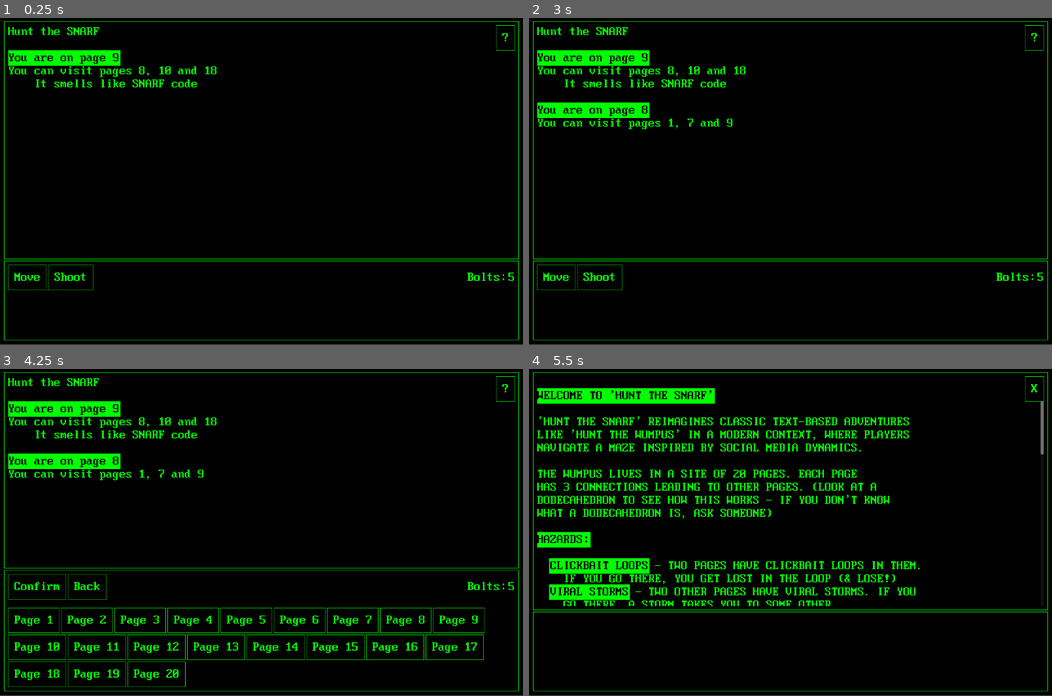
Above: before the commit, frames 1-4 (two rows, left to right).
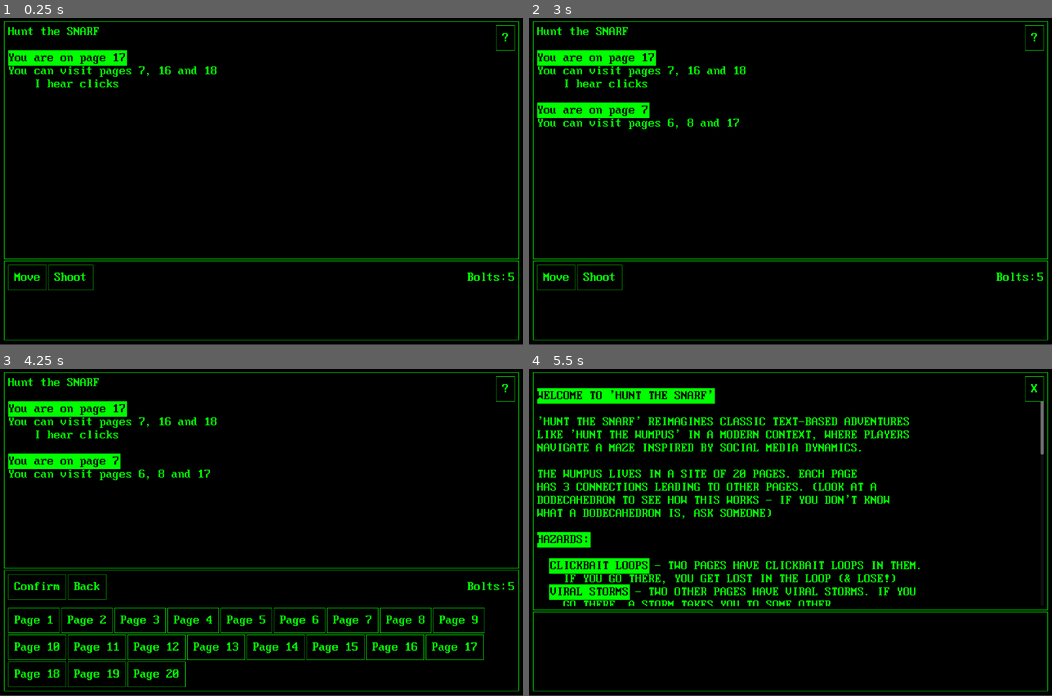
Above: after the commit, the same moments.

Repository: naviltsev/godot-wumpus
Game: Godot game, scene res://game.tscn
The game is run twice, just before and just after one commit, with the same random seed, the same clock (stepped at 60 frames per second) and the same inputs.
Inputs (mouse positions are in pixels of both pictures, inside the frame that each line leads up to):
- Up to frame 1 (0.25 s): no input
- Up to frame 2 (3 s): click "?" at 0.5 s; click "X" at 1.25 s; click "Move" at 2 s; click (560, 312) at 2.75 s, where only the run before the commit has a clickable "Page 8"
- Up to frame 3 (4.25 s): click "Shoot" at 3.5 s
- Up to frame 4 (5.5 s): click "Confirm" at 4.25 s; click "?" at 5 s

The runs differ from the first frame. In frame 1, 0.4% of the frame differs, in the area x 7-38%, y 9-22%; in frame 2, 0.5%, in the area x 7-41%, y 9-34%; in frame 3, 0.5%; in frame 4, nothing differs.

Commit message:
overall refactoring / clean up

Diff:
--- a/game.gd
+++ b/game.gd
@@ -29,7 +29,7 @@
 signal shoot_at(vertice_id: int)
 
 # Maze
-var maze = Maze.new()
+var maze: Maze
 
 func _ready():
 	start_game(true, false)
@@ -37,6 +37,28 @@
 	tell_room_name()
 	tell_connected_room_names()
 	tell_status_update()
+
+func start_game(reshuffle_rooms: bool, clear_text_window: bool = false):
+	rtl.visible = true
+	instructions_rtl.visible = false
+
+	hide_restart_button()
+
+	Global.arrows_count = 5
+	update_arrows_count()
+
+	maze = Maze.new()
+
+	# (re)build maze with hazards, wumpus and player
+	# wumpus is available at maze.wumpus
+	# player is available at maze.player
+	maze.initialize()
+
+	#Global.wumpus_asleep = true
+	Global.shoot_room_vertices = []
+
+	if clear_text_window:
+		rtl.text = ""
 
 func hide_restart_button():
 	action_buttons_container.visible = true
@@ -58,42 +80,11 @@
 	shoot_buttons_container.visible = false
 	post_game_buttons_container.visible = false
 
-func start_game(reshuffle_rooms: bool, clear_text_window: bool = false):
-	rtl.visible = true
-	instructions_rtl.visible = false
-
-	hide_restart_button()
-
-	Global.arrows_count = 5
-	update_arrows_count()
-
-	Global.wumpus_asleep = true
-	Global.shoot_room_vertices = []
-
-	if clear_text_window:
-		rtl.text = ""
-
-	# reshuffle maze
-	if reshuffle_rooms:
-		maze.shuffle_rooms()
-
-	# setup hazards first
-	setup_hazards()
-
-	# then randomly chose start room
-	setup_start_room()
-
-func update_room_connections():
-	Global.connected_rooms = []
-	Global.connected_vertices = maze.vertice_connections[Global.current_room_vertice]
-	for v in Global.connected_vertices:
-		Global.connected_rooms.append(maze.vertice_to_room[v])
-
 func update_arrows_count():
 	arrows_count_label.text = str(Global.arrows_count)
 
 func tell_room_name():
-	append_new_line("\n[b][color=black][bgcolor=green]You are on page %d[/bgcolor][/color][/b]" % Global.current_room_name)
+	append_new_line("\n[b][color=black][bgcolor=green]You are on page %d[/bgcolor][/color][/b]" % maze.player.current_room_name)
 
 func tell_connected_room_names():
 	append_new_line("You can visit pages %d, %d and %d" % Global.connected_rooms)
@@ -109,11 +100,11 @@
 		"wumpus": false,
 	}
 	for v in Global.connected_vertices:
-		if Global.bat_vertices.has(v):
+		if maze.bat_vertices.has(v):
 			ret["bat"] = true
-		if Global.pit_vertices.has(v):
+		if maze.pit_vertices.has(v):
 			ret["pit"] = true
-		if v == Global.wumpus_vertice:
+		if v == maze.wumpus.current_room_vertice:
 			ret["wumpus"] = true
 
 	if ret["bat"]: # viral storm
@@ -123,58 +114,6 @@
 	if ret["wumpus"]: # SNARF
 		append_new_line("\tIt smells like SNARF code")
 
-func setup_hazards():
-	Global.bat_vertices = []
-	Global.pit_vertices = []
-
-	var vertices = range(1, 21)
-	for i in range(0, 2):
-		vertices.shuffle()
-		var bat = vertices[randi_range(0, vertices.size()-1)]
-		vertices.erase(bat)
-		Global.bat_vertices.append(bat)
-		print("viral storm room ", maze.vertice_to_room[bat])
-
-	for i in range(0, 2):
-		vertices.shuffle()
-		var pit = vertices[randi_range(0, vertices.size()-1)]
-		vertices.erase(pit)
-		Global.pit_vertices.append(pit)
-		print("clickbait loop room ", maze.vertice_to_room[pit])
-
-	vertices.shuffle()
-	var wumpus = vertices[randi_range(0, vertices.size()-1)]
-	vertices.erase(wumpus)
-	Global.wumpus_vertice = wumpus
-	print("SNARF room ", maze.vertice_to_room[wumpus])
-
-# picks random room based
-# takes hazards into account and doesn't pick the room occupied by a hazard
-func pick_random_room() -> int:
-	var all_vertices = range(1, 21)
-	for v in Global.bat_vertices:
-		all_vertices.erase(v)
-	for v in Global.pit_vertices:
-		all_vertices.erase(v)
-	all_vertices.erase(Global.wumpus_vertice)
-
-	return all_vertices[randi_range(0, all_vertices.size()-1)]
-
-func setup_start_room():
-	Global.current_room_vertice = pick_random_room()
-	Global.current_room_name = maze.vertice_to_room[Global.current_room_vertice]
-	update_room_connections()
-
-func move_wumpus():
-	if Global.wumpus_asleep:
-		return
-
-	var connections = maze.vertice_connections[Global.wumpus_vertice]
-	if randi_range(0, 100) > 25: # move
-		Global.wumpus_vertice = connections.pick_random()
-		print("SNARF moved to %d" % Global.wumpus_vertice)
-	else:
-		print("SNARF stays")
 
 func append_new_line(text: String = ""):
 	rtl.text += text + "\n"
@@ -234,31 +173,31 @@
 func on_move_context_button_pressed(vertice_id: int):
 	clear_context_buttons()
 
-	Global.current_room_vertice = vertice_id
-	Global.current_room_name = maze.vertice_to_room[Global.current_room_vertice]
-	update_room_connections()
+	maze.player.move(vertice_id)
+	Global.update_room_connections.emit(maze)
 
 	tell_room_name()
 
 	var wumpus_moved_to_another_room = false
-	if Global.bat_vertices.has(Global.current_room_vertice):
+	if maze.bat_vertices.has(maze.player.current_room_vertice):
 		append_new_line("There's a Viral Storm! It took you to another page!")
-		setup_start_room()
+		maze.init_player() # instead of old setup_start_room()
 		tell_room_name()
-	elif Global.pit_vertices.has(Global.current_room_vertice):
+	elif maze.pit_vertices.has(maze.player.current_room_vertice):
 		append_new_line("You stuck in a Clickbait Loop... forever!")
 		show_restart_button()
 		return
-	elif Global.wumpus_vertice == Global.current_room_vertice:
+	elif maze.wumpus.current_room_vertice == maze.player.current_room_vertice:
 		var was_asleep = false
-		if Global.wumpus_asleep:
+		if maze.wumpus.is_asleep:
 			was_asleep = true
-			Global.wumpus_asleep = false
-
-		var original_wumpus_vertice = Global.wumpus_vertice
-		move_wumpus() # move_wumpus() will update wumpus_vertice with 75% chance
+			maze.wumpus.is_asleep = false
+
+		var original_wumpus_vertice = maze.wumpus.current_room_vertice
+		#move_wumpus() # move_wumpus() will update wumpus_vertice with 75% chance
+		maze.wumpus.move()
 		wumpus_moved_to_another_room = true
-		if original_wumpus_vertice == Global.wumpus_vertice:
+		if original_wumpus_vertice == maze.wumpus.current_room_vertice:
 			if was_asleep:
 				append_new_line("You entered a SNARF page, activated it, and it... absorbed you... forever!")
 			else:
@@ -271,7 +210,7 @@
 
 	tell_connected_room_names()
 	if not wumpus_moved_to_another_room:
-		move_wumpus()
+		maze.wumpus.move()
 	tell_status_update()
 
 func _on_move_button_pressed() -> void:
@@ -310,19 +249,17 @@
 	clear_context_buttons()
 	clear_selected_room_buttons()
 
-	var cur_vertice = Global.current_room_vertice
+	var cur_vertice = maze.player.current_room_vertice
 	var cur_connections = []
 
 	var arrow_flight_path = []
 
-	# TODO check that room where you are now can not be selected!
-	# TODO the arrow is too crooked - if current room is selected, any other should be chosen instead
 	for v in Global.shoot_room_vertices:
-		cur_connections = maze.vertice_connections[cur_vertice].duplicate()
+		cur_connections = MazeConfig.vertice_connections[cur_vertice].duplicate()
 
 		# ensure the room the hunter is in will never be used in arrow flight path
-		if cur_connections.has(Global.current_room_vertice):
-			cur_connections.erase(Global.current_room_vertice)
+		if cur_connections.has(maze.player.current_room_vertice):
+			cur_connections.erase(maze.player.current_room_vertice)
 
 		# check if next room of arrow's path is connected with the current room vertice
 		if cur_connections.has(v):
@@ -337,31 +274,28 @@
 
 	Global.shoot_room_vertices = []
 
-	if Global.wumpus_asleep == true:
-		Global.wumpus_asleep = false
+	if maze.wumpus.is_asleep == true:
+		maze.wumpus.is_asleep = false
 		append_new_line("\nYou shot a bolt and activated SNARF!")
 
 	append_new_line("\nBolt has visited the following pages: ")
 
 	for v in arrow_flight_path:
 		append_new_line("* Page %d" % v)
-		if v == Global.current_room_vertice:
+		if v == maze.player.current_room_vertice:
 			append_new_line("\tWhat a pity, the bolt returned to the page you're on and disconnected you ((")
 			show_restart_button()
 			return
-		if v == Global.wumpus_vertice:
+		if v == maze.wumpus.current_room_vertice:
 			append_new_line("\tThe bolt has reached and deactivated SNARF... forever!")
 			show_restart_button()
 			return
-		if Global.bat_vertices.has(v):
-			Global.bat_vertices.erase(v)
+		if maze.bat_vertices.has(v):
+			maze.bat_vertices.erase(v)
 			append_new_line("\tThe bolt managed to defuse the Viral Storm on page %d!" % v)
-		if Global.pit_vertices.has(v):
-			Global.pit_vertices.erase(v)
-			append_new_line("\tThe bolt managed to deactivate Clickbait Loop on page %d!" % v)
-
-	move_wumpus() # move_wumpus() will update wumpus_vertice with 75% chance
-	if Global.wumpus_vertice == Global.current_room_vertice:
+
+	maze.wumpus.move()
+	if maze.wumpus.current_room_vertice == maze.player.current_room_vertice:
 		append_new_line("\nThe SNARF has moved on to a nearby page, but what a pity, it was a page you're on! DISCONNECT!")
 		show_restart_button()
 		return
--- a/global.gd
+++ b/global.gd
@@ -1,19 +1,7 @@
 extends Node
-
-# Globals to keep vertice indices of hazards - pits, bats, wumpus
-var bat_vertices: Array[int]
-var pit_vertices: Array[int]
-var wumpus_vertice: int
-
-# Is Wumpus asleep?
-var wumpus_asleep = true
 
 # Rooms to shoot at
 var shoot_room_vertices: Array[int]
-
-# Global to keep current room vertice and name
-var current_room_vertice: int
-var current_room_name: int
 
 # Vertice IDs connected to the current_room
 var connected_vertices = []
@@ -22,3 +10,15 @@
 
 # arrows left
 var arrows_count = 5
+
+signal update_room_connections(maze: Maze)
+
+func _ready():
+	update_room_connections.connect(_update_room_connections)
+
+# accept maze
+func _update_room_connections(maze: Maze):
+	connected_rooms = []
+	connected_vertices = MazeConfig.vertice_connections[maze.player.current_room_vertice]
+	for v in connected_vertices:
+		connected_rooms.append(MazeConfig.vertice_to_room[v])
--- a/maze.gd
+++ b/maze.gd
@@ -1,35 +1,59 @@
 class_name Maze
 
-var vertice_connections: Dictionary = {
-	1: [2, 5, 8],
-	2: [1, 3, 10],
-	3: [2, 4, 12],
-	4: [3, 5, 14],
-	5: [1, 4, 6],
-	6: [5, 7, 15],
-	7: [6, 8, 17],
-	8: [1, 7, 9],
-	9: [8, 10, 18],
-	10: [2, 9, 11],
-	11: [10, 12, 19],
-	12: [3, 11, 13],
-	13: [12, 14, 20],
-	14: [4, 13, 15],
-	15: [6, 14, 16],
-	16: [15, 17, 20],
-	17: [7, 16, 18],
-	18: [9, 17, 19],
-	19: [11, 18, 20],
-	20: [13, 16, 19],
-}
+var bat_vertices: Array[int]
+var pit_vertices: Array[int]
+#var wumpus_vertice: int
 
-var vertice_to_room: Dictionary
+var player: Player
+var wumpus: Wumpus
 
-func shuffle_rooms():
-	var room_names = range(1, 21)
-	#room_names.shuffle()
+func initialize():
+	player = Player.new()
+	wumpus = Wumpus.new()
 
-	for vertice in range(1, 21):
-		vertice_to_room[vertice] = room_names[vertice-1]
+	# init hazards + setup Wumpus
+	init_hazards()
 
-	print(vertice_to_room)
+	# init player
+	init_player()
+
+func init_hazards():
+	bat_vertices = []
+	pit_vertices = []
+
+	var vertices = range(1, 21)
+	for i in range(0, 2):
+		vertices.shuffle()
+		var bat = vertices[randi_range(0, vertices.size()-1)]
+		vertices.erase(bat)
+		bat_vertices.append(bat)
+		print("viral storm room ", MazeConfig.vertice_to_room[bat])
+
+	for i in range(0, 2):
+		vertices.shuffle()
+		var pit = vertices[randi_range(0, vertices.size()-1)]
+		vertices.erase(pit)
+		pit_vertices.append(pit)
+		print("clickbait loop room ", MazeConfig.vertice_to_room[pit])
+
+	vertices.shuffle()
+	var wumpus_vertice = vertices[randi_range(0, vertices.size()-1)]
+	vertices.erase(wumpus_vertice)
+	wumpus.current_room_vertice = wumpus_vertice
+	print("SNARF room ", MazeConfig.vertice_to_room[wumpus_vertice])
+
+func init_player():
+	player.move(pick_random_room())
+	Global.update_room_connections.emit(self)
+
+# picks random room based
+# takes hazards into account and doesn't pick the room occupied by a hazard
+func pick_random_room() -> int:
+	var all_vertices = range(1, 21)
+	for v in bat_vertices:
+		all_vertices.erase(v)
+	for v in pit_vertices:
+		all_vertices.erase(v)
+	all_vertices.erase(wumpus.current_room_vertice)
+
+	return all_vertices[randi_range(0, all_vertices.size()-1)]
--- /dev/null
+++ b/maze_config.gd
@@ -0,0 +1,37 @@
+extends Node
+
+var vertice_connections: Dictionary = {
+	1: [2, 5, 8],
+	2: [1, 3, 10],
+	3: [2, 4, 12],
+	4: [3, 5, 14],
+	5: [1, 4, 6],
+	6: [5, 7, 15],
+	7: [6, 8, 17],
+	8: [1, 7, 9],
+	9: [8, 10, 18],
+	10: [2, 9, 11],
+	11: [10, 12, 19],
+	12: [3, 11, 13],
+	13: [12, 14, 20],
+	14: [4, 13, 15],
+	15: [6, 14, 16],
+	16: [15, 17, 20],
+	17: [7, 16, 18],
+	18: [9, 17, 19],
+	19: [11, 18, 20],
+	20: [13, 16, 19],
+}
+
+var vertice_to_room: Dictionary
+func shuffle_rooms():
+	var room_names = range(1, 21)
+	#room_names.shuffle()
+
+	for vertice in range(1, 21):
+		vertice_to_room[vertice] = room_names[vertice-1]
+
+	print(vertice_to_room)
+
+func _ready():
+	shuffle_rooms()
--- /dev/null
+++ b/player.gd
@@ -0,0 +1,10 @@
+extends Object
+class_name Player
+
+# Global to keep current room vertice and name
+var current_room_vertice: int
+var current_room_name: int
+
+func move(new_vertice: int):
+	current_room_vertice = new_vertice
+	current_room_name = MazeConfig.vertice_to_room[current_room_vertice]
--- a/project.godot
+++ b/project.godot
@@ -18,6 +18,7 @@
 
 [autoload]
 
+MazeConfig="*res://maze_config.gd"
 Global="*res://global.gd"
 
 [display]
@@ -27,5 +28,6 @@
 
 [rendering]
 
-renderer/rendering_method="mobile"
+renderer/rendering_method="gl_compatibility"
+renderer/rendering_method.mobile="gl_compatibility"
 textures/vram_compression/import_etc2_astc=true
--- /dev/null
+++ b/wumpus.gd
@@ -0,0 +1,16 @@
+extends Node
+class_name Wumpus
+
+var is_asleep: bool = true
+var current_room_vertice: int
+
+func move():
+	if is_asleep:
+		return
+
+	var connections = MazeConfig.vertice_connections[current_room_vertice]
+	if randi_range(0, 100) > 25: # move
+		current_room_vertice = connections.pick_random()
+		print("SNARF moved to %d" % current_room_vertice)
+	else:
+		print("SNARF stays")
Not shown, changed: export_presets.cfg
